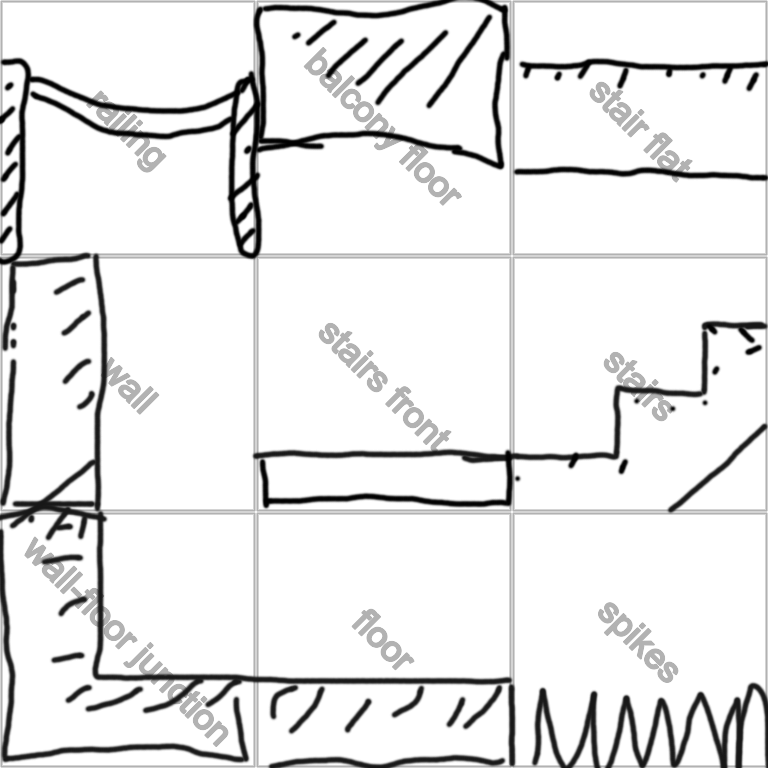
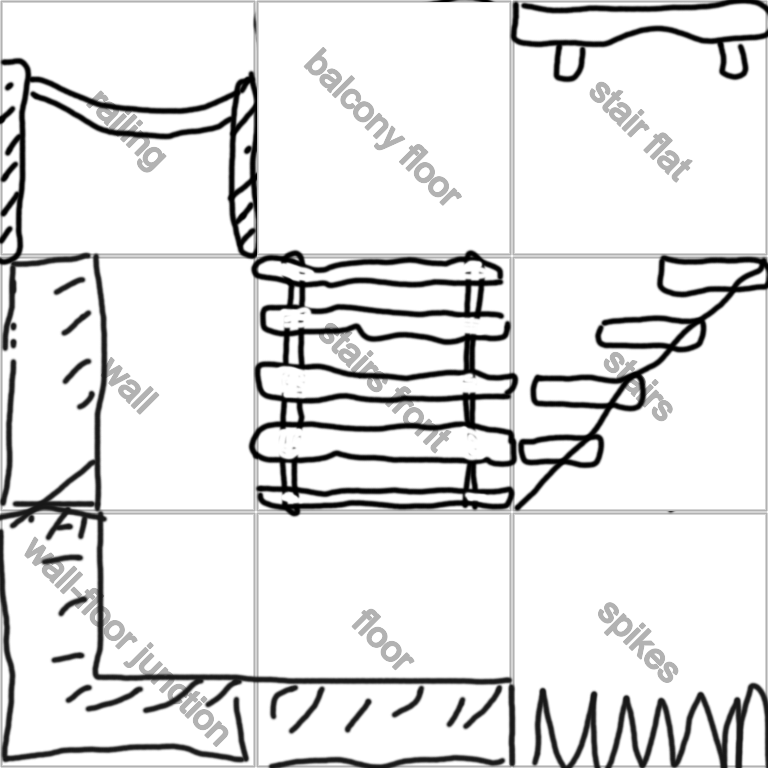
Layered file, before and after one edit (768px x 768px). Changes by layer:
painted on "Paint Layer 1" over 247, 0, 768, 518
